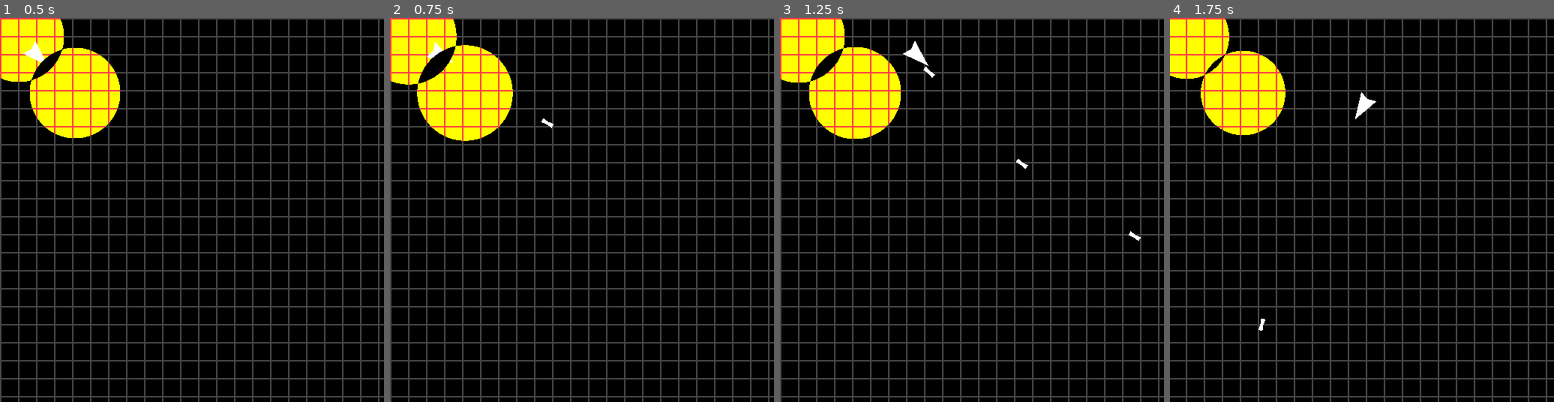
Above: before the commit, frames 1-4 (left to right).
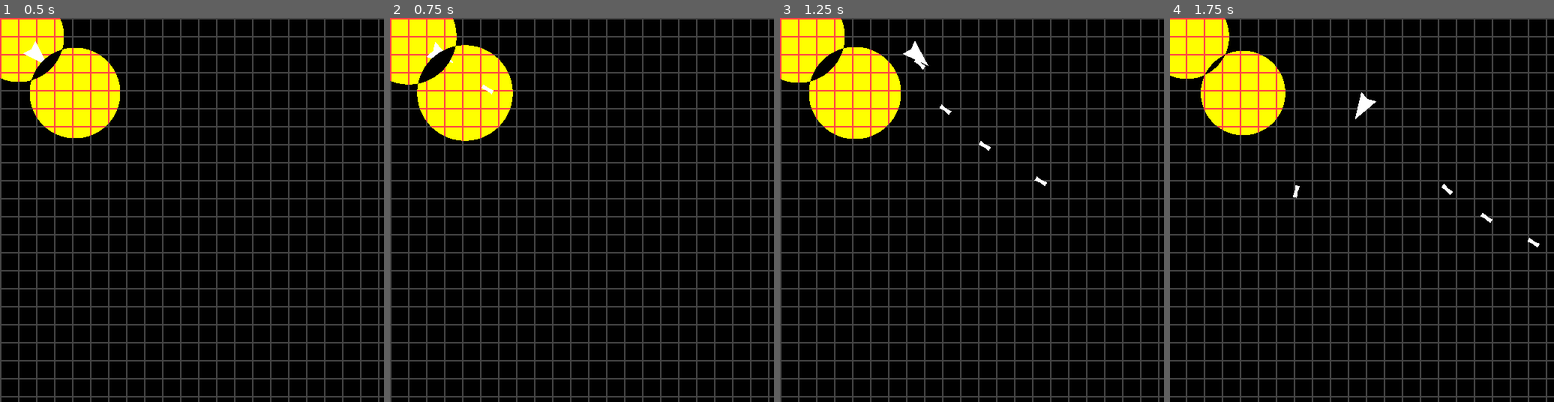
Above: after the commit, the same moments.

Repository: yynaa/trijam-259
Game: Godot game, scene res://game.tscn
Two runs of this game, one before a commit and one after it. Both use one fixed random seed, a clock stepped at 60 frames per second and the inputs below.
Inputs (mouse positions are in pixels of both pictures, inside the frame that each line leads up to):
- Up to frame 1 (0.5 s): no input
- Up to frame 2 (0.75 s): move the mouse to (666, 190) at 0.52 s; press the mouse at (666, 190) at 0.53 s; hold D (Right) from 0.53 s (still down)
- Up to frame 3 (1.25 s): keep holding D (Right)
- Up to frame 4 (1.75 s): move the mouse to (1285, 229) at 1.27 s; release D (Right) at 1.28 s; release the mouse at (1285, 229) at 1.28 s; hold S (Down) from 1.28 s (still down); click (1285, 229) at 1.35 s

Frame 1 is identical in both runs. In frame 2, less than 0.1% of the frame differs, in the area x 23-43%, y 17-29%; in frame 3, 0.2%, in the area x 34-94%, y 10-59%; in frame 4, 0.2%.

Commit message:
enemies and var

Diff:
--- a/game.tscn
+++ b/game.tscn
@@ -1,9 +1,9 @@
 [gd_scene load_steps=7 format=3 uid="uid://8ytit7wei05n"]
 
 [ext_resource type="Texture2D" uid="uid://8irc071n63ce" path="res://assets/gridtile.png" id="1_jclhm"]
-[ext_resource type="Script" path="res://scripts/player.gd" id="2_esnf4"]
 [ext_resource type="Script" path="res://scripts/Camera.gd" id="2_mucxd"]
 [ext_resource type="PackedScene" uid="uid://c5yhh7ge4l01x" path="res://shader_controller.tscn" id="3_bicdv"]
+[ext_resource type="PackedScene" uid="uid://6e7tulelpw0" path="res://objects/player.tscn" id="4_goy1a"]
 
 [sub_resource type="TileSetAtlasSource" id="TileSetAtlasSource_xfp32"]
 texture = ExtResource("1_jclhm")
@@ -36,12 +36,5 @@
 z_index = 7
 scale = Vector2(7.26967, 12.2674)
 
-[node name="Player" type="Area2D" parent="Playfield"]
+[node name="Player" parent="Playfield" instance=ExtResource("4_goy1a")]
 position = Vector2(50, 50)
-script = ExtResource("2_esnf4")
-
-[node name="Collider" type="CollisionPolygon2D" parent="Playfield/Player"]
-polygon = PackedVector2Array(-16, 12, -12, 0, -16, -12, 20, 0)
-
-[node name="Polygon" type="Polygon2D" parent="Playfield/Player"]
-polygon = PackedVector2Array(-16, 12, -12, 0, -16, -12, 20, 0)
--- a/objects/bullet.tscn
+++ b/objects/bullet.tscn
@@ -6,6 +6,7 @@
 position = Vector2(1000, 50)
 rotation = 3.14159
 script = ExtResource("1_f2d00")
+metadata/is_bullet = true
 
 [node name="CollisionPolygon2D" type="CollisionPolygon2D" parent="."]
 polygon = PackedVector2Array(-8, -3, 0, -2, 8, -3, 8, 3, 0, 2, -8, 3)
--- /dev/null
+++ b/objects/enemy_1.gd
@@ -0,0 +1,26 @@
+extends Alive
+
+const SPEED = 60.0
+const SHOOT_SPEED = 0.5
+var shoot_timer = SHOOT_SPEED
+
+@onready var p: Node2D = get_parent().find_child("Player")
+
+var bullet_template: Resource = preload("res://objects/bullet.tscn")
+
+# Called every frame. 'delta' is the elapsed time since the previous frame.
+func _process(delta):
+	super(delta)
+
+	if is_instance_valid(p):
+		rotation = atan2(p.position.y - position.y, p.position.x - position.x)
+		position += Vector2.from_angle(rotation) * SPEED * delta
+
+		shoot_timer -= delta
+		if shoot_timer <= 0:
+			var nb = bullet_template.instantiate()
+			nb.position = position
+			nb.rotation = rotation
+			nb.SPEED = 600.0
+			get_parent().add_child(nb)
+			shoot_timer = SHOOT_SPEED
--- /dev/null
+++ b/objects/enemy_1.tscn
@@ -0,0 +1,18 @@
+[gd_scene load_steps=3 format=3 uid="uid://1s4oat2gs8f4"]
+
+[ext_resource type="Script" path="res://objects/enemy_1.gd" id="1_i4jls"]
+
+[sub_resource type="CircleShape2D" id="CircleShape2D_ugolb"]
+radius = 15.0
+
+[node name="Enemy1" type="Area2D"]
+collision_layer = 2
+collision_mask = 2
+script = ExtResource("1_i4jls")
+
+[node name="CollisionPolygon2D" type="CollisionShape2D" parent="."]
+shape = SubResource("CircleShape2D_ugolb")
+
+[node name="Polygon2D" type="Polygon2D" parent="."]
+color = Color(0.733333, 0.733333, 0.733333, 1)
+polygon = PackedVector2Array(-16, 16, -12, 0, -16, -16, 20, 0)
--- /dev/null
+++ b/objects/enemy_2.gd
@@ -0,0 +1,26 @@
+extends Alive
+
+const SPEED = 100.0
+const SHOOT_SPEED = 0.5
+var shoot_timer = SHOOT_SPEED
+
+@onready var p: Node2D = get_parent().find_child("Player")
+
+var bullet_template: Resource = preload("res://objects/bullet.tscn")
+
+# Called every frame. 'delta' is the elapsed time since the previous frame.
+func _process(delta):
+	super(delta)
+
+	if is_instance_valid(p):
+		rotation = atan2(p.position.y - position.y, p.position.x - position.x)
+		position += (Vector2.from_angle(rotation + PI/2) + Vector2.from_angle(rotation) * 0.25) * SPEED * delta
+
+		shoot_timer -= delta
+		if shoot_timer <= 0:
+			var nb = bullet_template.instantiate()
+			nb.position = position
+			nb.rotation = rotation
+			nb.SPEED = 600.0
+			get_parent().add_child(nb)
+			shoot_timer = SHOOT_SPEED
--- /dev/null
+++ b/objects/enemy_2.tscn
@@ -0,0 +1,18 @@
+[gd_scene load_steps=3 format=3 uid="uid://cvi6kiwsdluno"]
+
+[ext_resource type="Script" path="res://objects/enemy_2.gd" id="1_youot"]
+
+[sub_resource type="CircleShape2D" id="CircleShape2D_mx64p"]
+radius = 15.0
+
+[node name="Enemy2" type="Area2D"]
+collision_layer = 2
+collision_mask = 2
+script = ExtResource("1_youot")
+
+[node name="CollisionPolygon2D" type="CollisionShape2D" parent="."]
+shape = SubResource("CircleShape2D_mx64p")
+
+[node name="Polygon2D" type="Polygon2D" parent="."]
+color = Color(0.8, 0.8, 0.8, 1)
+polygon = PackedVector2Array(-16, 16, -12, 0, -16, -16, 20, 0)
--- /dev/null
+++ b/objects/player.tscn
@@ -0,0 +1,15 @@
+[gd_scene load_steps=3 format=3 uid="uid://6e7tulelpw0"]
+
+[ext_resource type="Script" path="res://scripts/player.gd" id="1_y4h2m"]
+
+[sub_resource type="CircleShape2D" id="CircleShape2D_qn5fa"]
+radius = 15.0
+
+[node name="Player" type="Area2D"]
+script = ExtResource("1_y4h2m")
+
+[node name="Collider" type="CollisionShape2D" parent="."]
+shape = SubResource("CircleShape2D_qn5fa")
+
+[node name="Polygon" type="Polygon2D" parent="."]
+polygon = PackedVector2Array(-16, 12, -12, 0, -16, -12, 20, 0)
--- a/project.godot
+++ b/project.godot
@@ -64,10 +64,6 @@
 2d_render/layer_1="Player - Enemy Bullets"
 2d_render/layer_2="Enemies - Player Bullets"
 
-[dotnet]
-
-project/assembly_name="Trijam-259"
-
 [rendering]
 
 renderer/rendering_method="gl_compatibility"
--- a/scripts/alive.gd
+++ b/scripts/alive.gd
@@ -5,6 +5,6 @@
 	if has_overlapping_areas():
 		var coll = get_overlapping_areas()
 		for ca in coll:
-			if ca.name == "Bullet":
+			if ca.has_meta("is_bullet"):
+				ca.queue_free()
 				queue_free()
-				ca.queue_free()
--- a/scripts/player.gd
+++ b/scripts/player.gd
@@ -33,7 +33,7 @@
 		nb.position = position
 		nb.is_player_bullet = true
 		nb.rotation = rotation
-		nb.SPEED = 1000.0
+		nb.SPEED = 500.0
 		get_parent().add_child(nb)
 		shoot_timer = HOLD_SHOOT_SPEED
 
